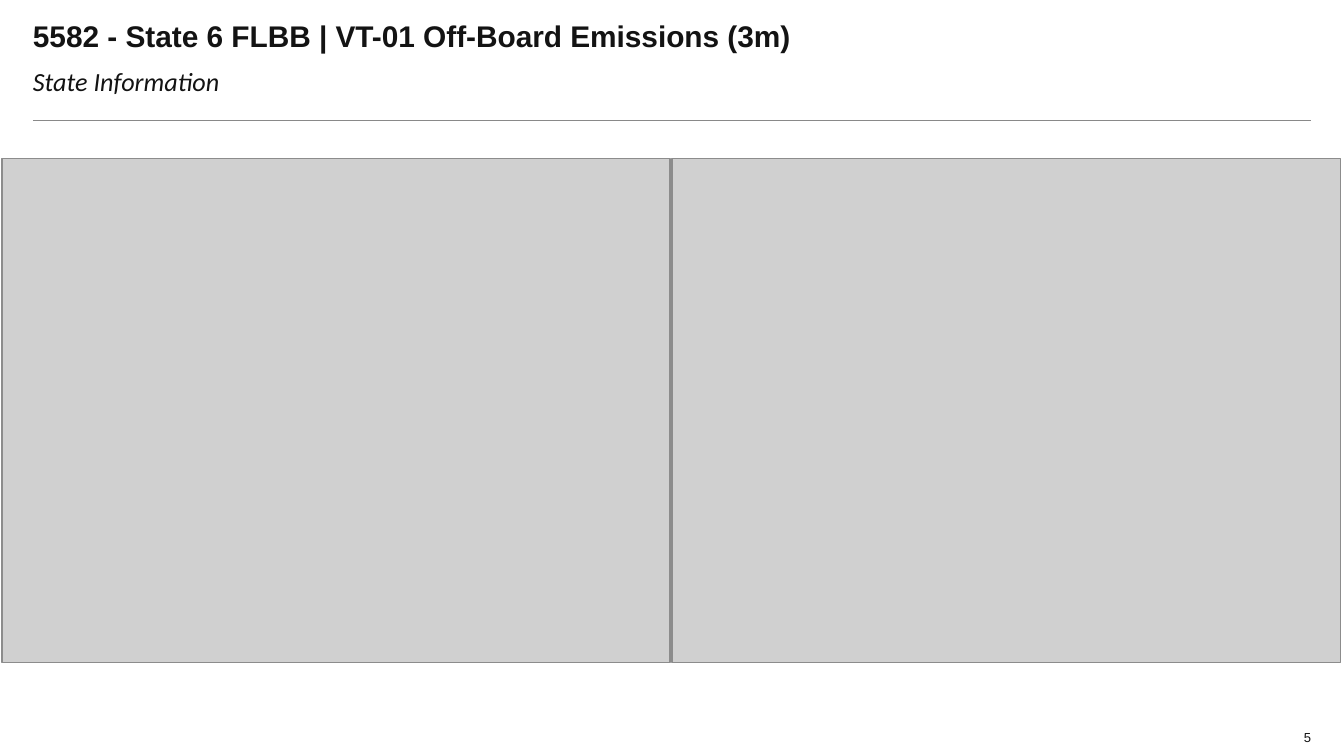
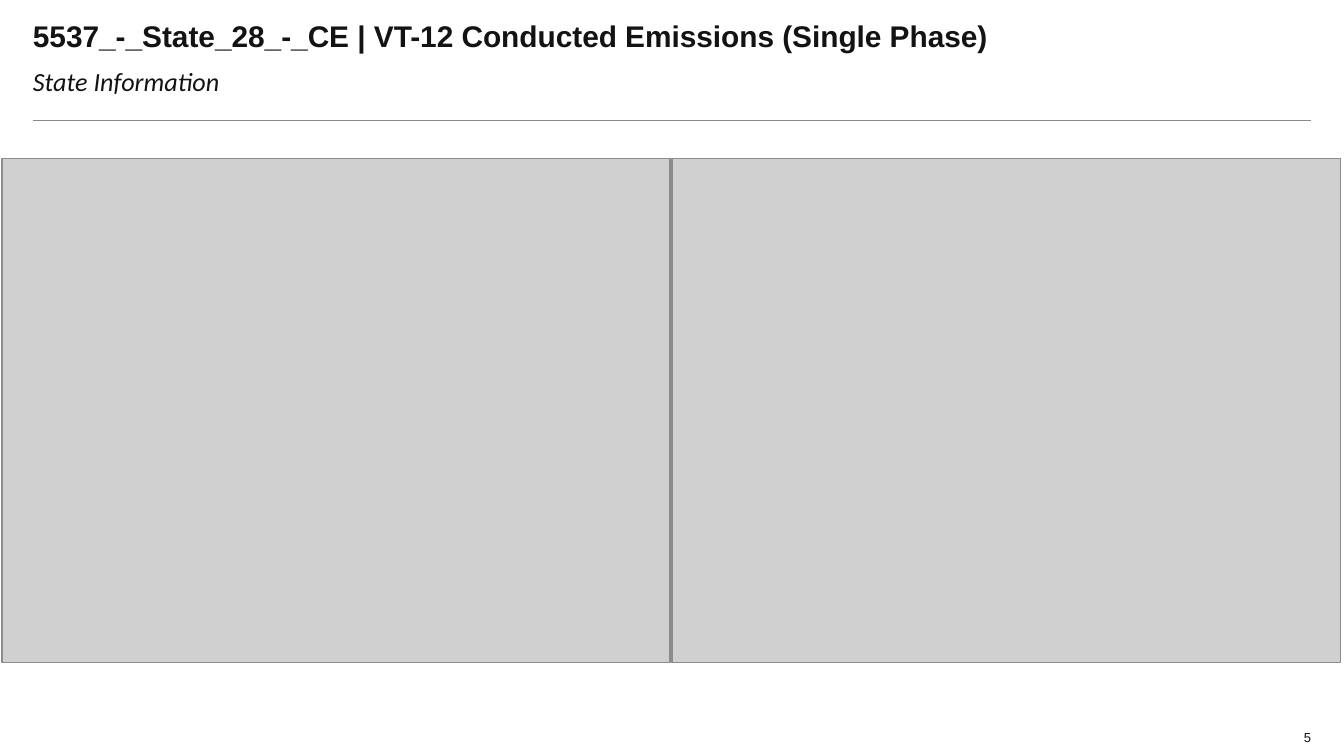
Before and after one commit to Laurapaws/graphGrabber, a slide deck: slide 5 of newDeck.pptx. Drawn at 1344x756 pixels with LibreOffice and Linux fonts; fonts in the diff are those of the drawing; grey boxes stand for pictures; background and template pictures are left out. Boxes give left, top, right and bottom in pixels: in the first picture for what was removed or moved away, otherwise in the second. Text is boxed around its words. In the diff, an @@ line names an element or a change of style, - is before the commit and + after.

```diff
--- a/newDeck.pptx
+++ b/newDeck.pptx
@@ title at <box>33,25,988,52</box>: text changed @@
-5582 - State 6 FLBB | VT-01 Off-Board Emissions (3m)
+5537_-_State_28_-_CE | VT-12 Conducted Emissions (Single Phase)
```
Also in this commit, not shown: 8 other slides changed, 5 other files.
